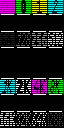
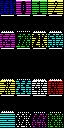
Layers edited between the first and the second 64x128 image:
painted on "foreground" over left=0, top=0, right=63, bottom=127
painted on "Background" over left=0, top=0, right=63, bottom=127
